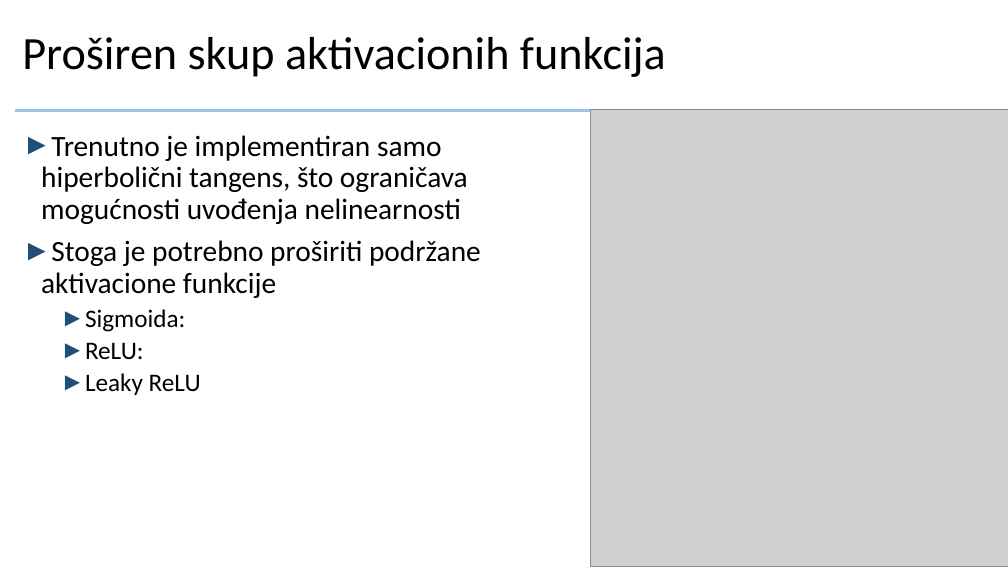
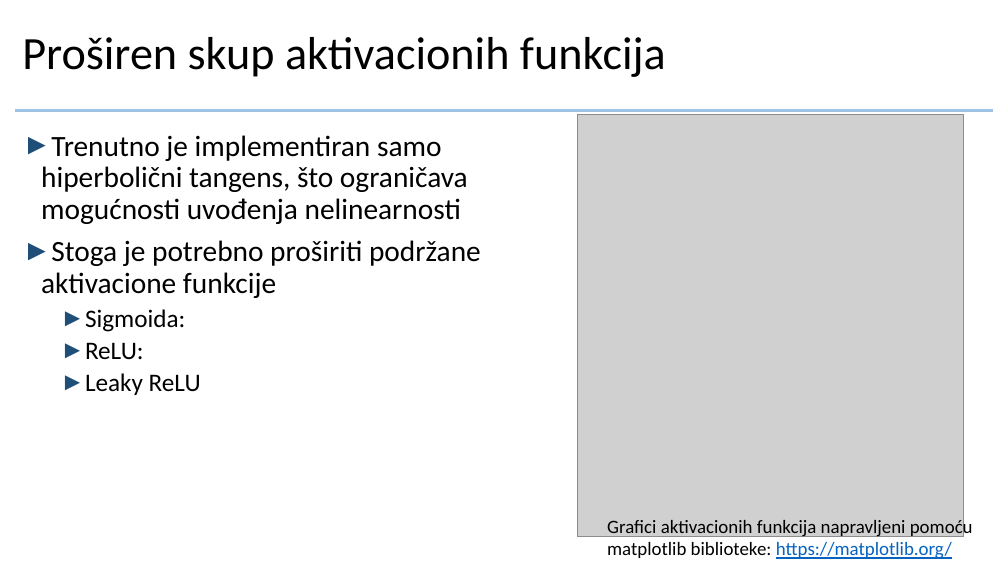
Before and after one commit to crnicavic/dumbgrad, a slide deck: slide 9 of doc/prezentacija.pptx. Drawn at 1008x567 pixels with LibreOffice and Linux fonts; fonts in the diff are those of the drawing; grey boxes stand for pictures; background and template pictures are left out. Boxes give left, top, right and bottom in pixels: in the first picture for what was removed or moved away, otherwise in the second. Text is boxed around its words. In the diff, an @@ line names an element or a change of style, - is before the commit and + after.

```diff
--- a/doc/prezentacija.pptx
+++ b/doc/prezentacija.pptx
@@ picture: place and size @@
-picture at bbox=[591, 110, 1008, 567]
+picture at bbox=[578, 115, 964, 537]
@@ text added at bbox=[607, 517, 973, 559], 18 pt, text #000000 @@
+Grafici aktivacionih funkcija napravljeni pomoću
+matplotlib biblioteke: https://matplotlib.org/
```
Also in this commit, not shown: 2 other slides changed, 9 slides added, 2 slides removed.
